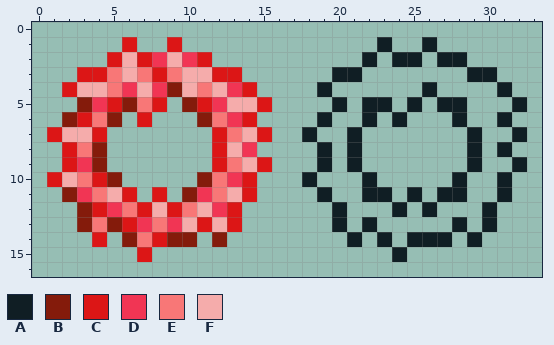
Two states of a pixel-art sprite, Resources/Textures/NPCs/Enemies/Bosses/Lothor/Lothor_Wreath.png. Above: the version before the commit.
The file is 68x34 pixels, drawn in blocks of 2x2; one block is one cell here.
Palette (. is transparent): A #101e24  B #841b0b  C #dc1616  D #f13554  E #f87777  F #f5acab
Pixels before, first column x 1:
 1 .....C..C.............A..A......
 2 ....CFCDFDC..........A.AA.AA....
 3 ..CCEFECEFFCC......AA.......AA..
 4 .CFFEDFDBFEFDC....A......A....A.
 5 ..BDCBEC.BCDFFC....A.AA.A.AA...A
 6 .BCEB.C...BEDC....A..A.A...A..A.
 7 CFFC.......CEFC..A..A.......A..A
 8 .CEB.......CFD....A.A.......A.A.
 9 .CDB.......CEFC...A.A.......A..A
10 CFECB.....BEDC...A...A.....A..A.
11 .BDEFC.C.BDEFC....A..AA.A.AA..A.
12 ..BCDECFCEFDC......A...A.A...A..
13 ..BEBCDEDFCFC......A.A.....A.A..
14 ...C.BECBB.B........A.A.AAA.A...
15 ......C................A........
After the commit:
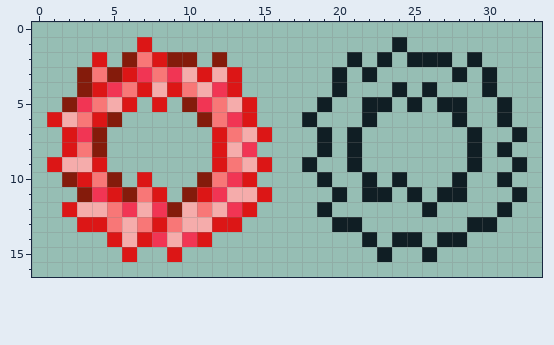
What changed:
Changed rows in their new state; - is an unchanged pixel.
first column x 1:
 1 -----.C-.-------------.A-.------
 2 ---C.BECBB.B--------A.A.-A-.A---
 3 --BEBCDED-CF--------.A-----A.---
 4 -.BCDECFCEFDC.----.A---A-----A.-
 5 -BDEFC.---DE-C.---A.----------A.
 6 CFEC--.----------A.----.--------
 7 .CDB-------------.A-------------
 9 CFFC-------------A.-------------
10 .BCE--C----------.A----A--------
11 -.BDCBE---CD-FC---.A----------.A
12 -CFFEDFDBFEFDC----A.---.-----.A-
13 --CCEFECE-FC--------A.-----.A---
14 ---.CFCDFDC.--------.A.A-.-A.---
15 -----C.-C-------------A.-A------
Pixel boxes of the changes (left, top, right, bottom) in both pictures:
changed: (47, 37, 527, 262)
